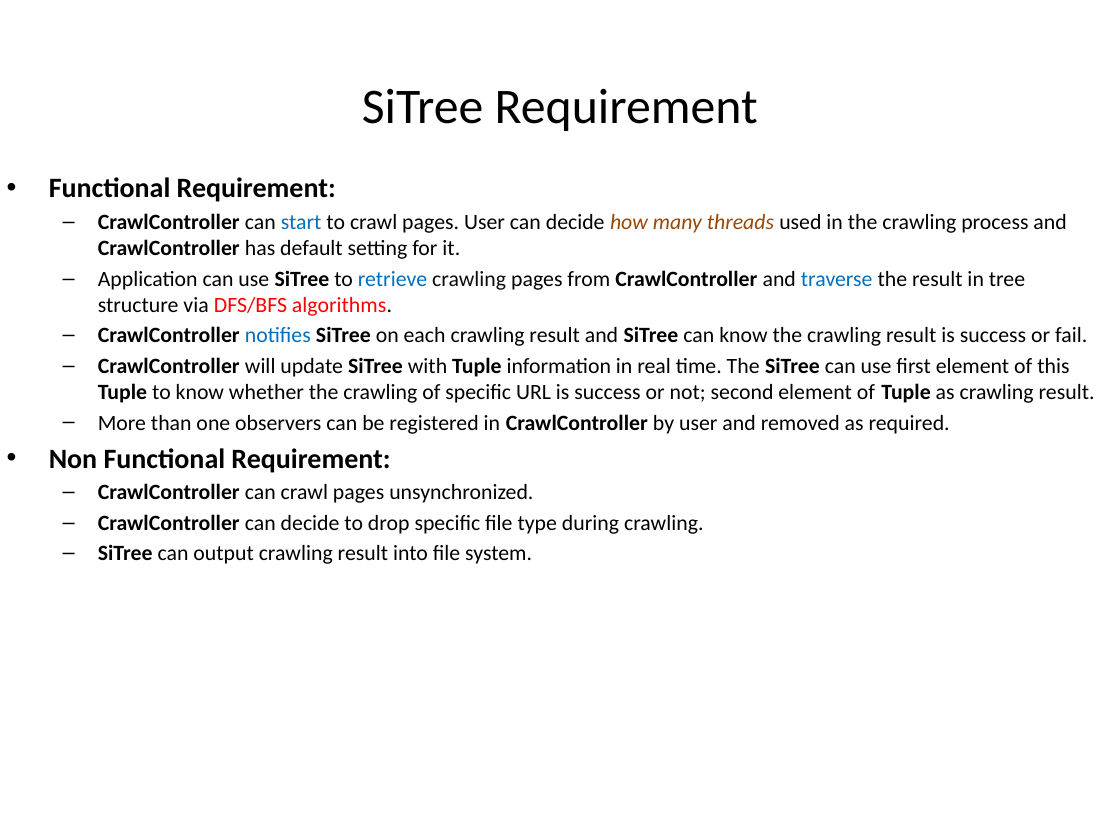
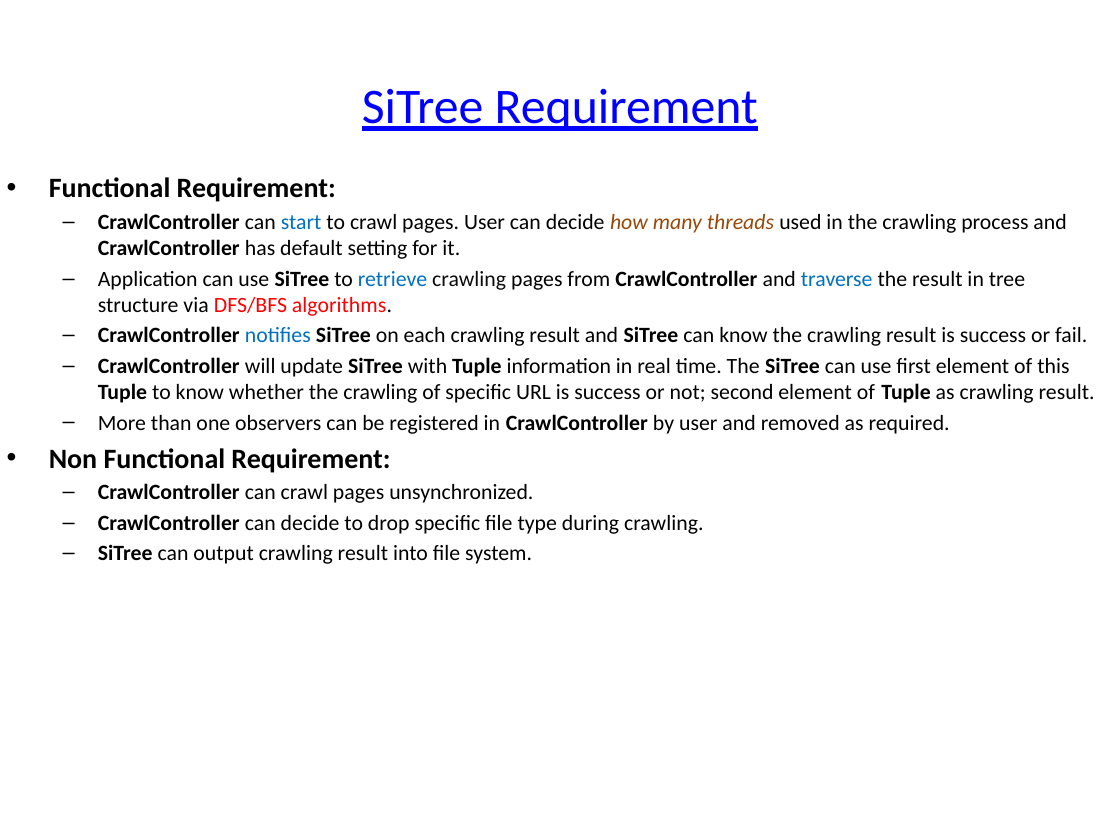
Before and after one commit to johnklee/sd2014, a slide deck: slide 2 of SD_Crawler4j/docs/Crawler4j_SiTreeDesign.pptx. Drawn at 1120x840 pixels with LibreOffice and Linux fonts; fonts in the diff are those of the drawing. Boxes give left, top, right and bottom in pixels: in the first picture for what was removed or moved away, otherwise in the second. Text is boxed around its words. In the diff, an @@ line names an element or a change of style, - is before the commit and + after.

Commit message:
- SiTreeDemo show URL ID

```diff
--- a/SD_Crawler4j/docs/Crawler4j_SiTreeDesign.pptx
+++ b/SD_Crawler4j/docs/Crawler4j_SiTreeDesign.pptx
@@ title "SiTree Requirement" at (x1=362, y1=88, x2=758, y2=131): text colour #000000 to #0000FF, underline on @@
```
Also in this commit, not shown: 1 other slide changed, 2 other files.
